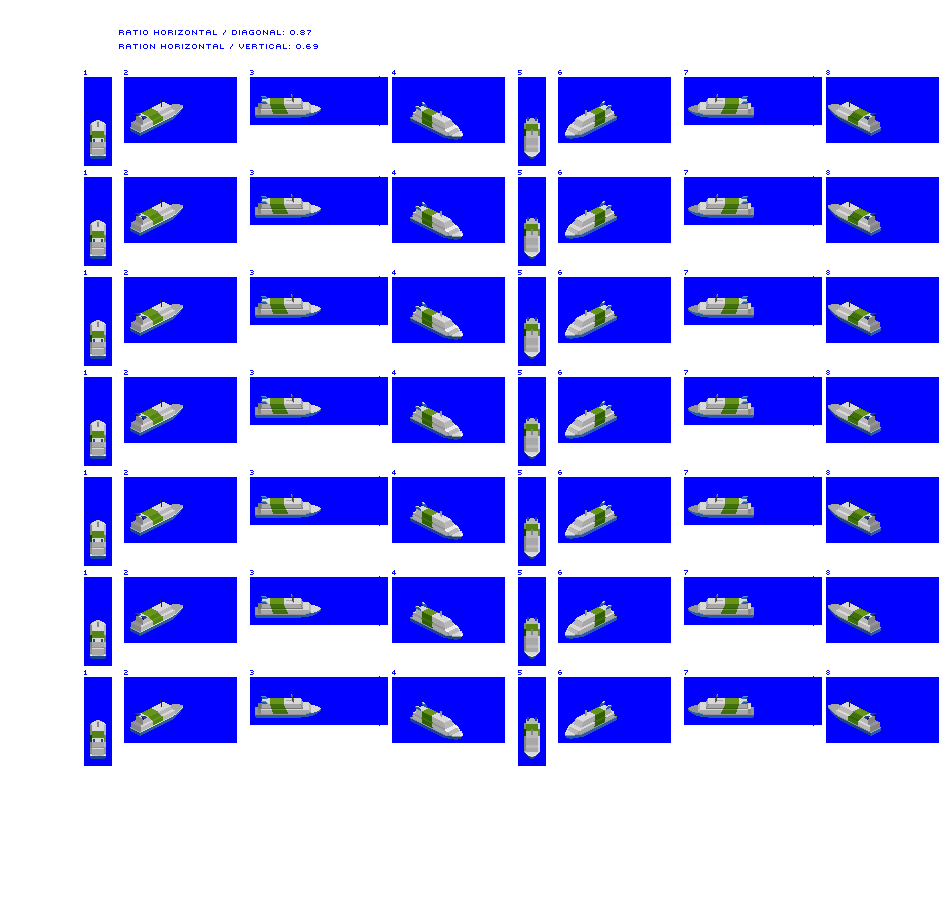
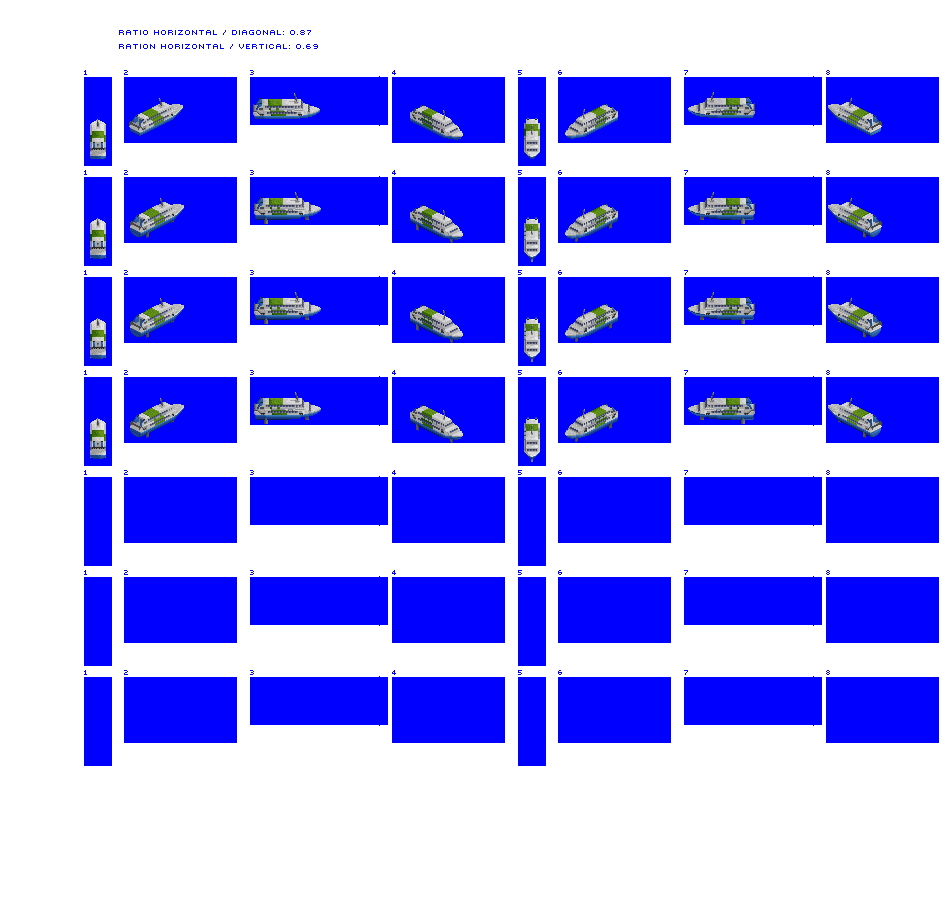
Before/after of a 950 × 900 layered artwork. What changed in the layer stack:
painted on "Hydrofoil" over 90, 92, 882, 759
